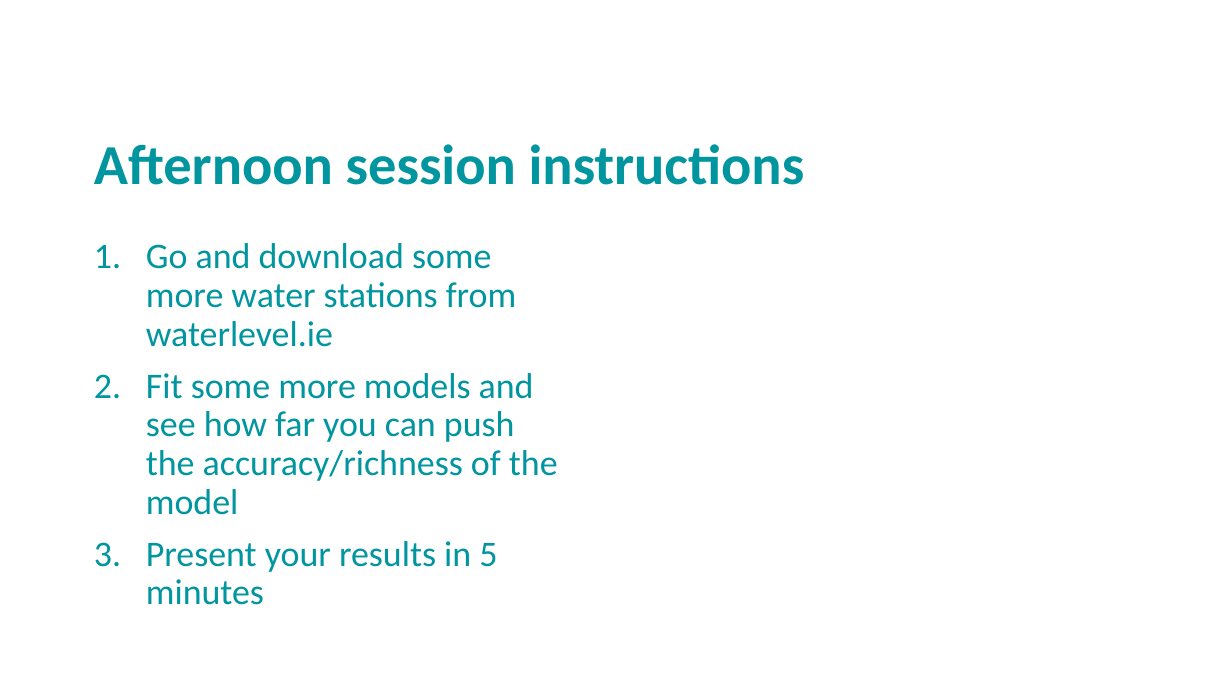
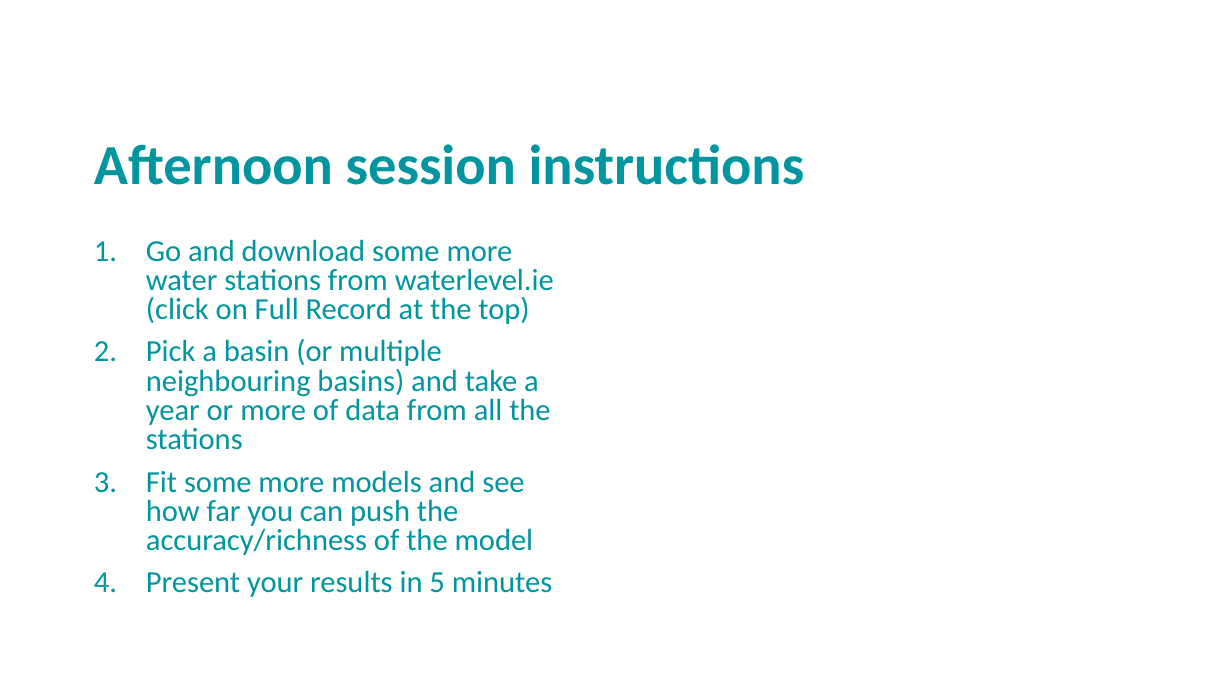
Before and after one commit to andrewcparnell/STAT41130, a slide deck: slide 26 of slides/day 5/D5C2_GCNs.pptx. Drawn at 1232x693 pixels with LibreOffice and Linux fonts; fonts in the diff are those of the drawing; background and template pictures are left out. Boxes give left, top, right and bottom in pixels: in the first picture for what was removed or moved away, otherwise in the second. Text is boxed around its words. In the diff, an @@ line names an element or a change of style, - is before the commit and + after.

```diff
--- a/slides/day 5/D5C2_GCNs.pptx
+++ b/slides/day 5/D5C2_GCNs.pptx
@@ text at <box>146,239,554,450</box>: text changed; size 28 to 23.8 pt @@
-1. Go and download some more water stations from waterlevel.ie
+1. Go and download some more water stations from waterlevel.ie (click on Full Record at the top)
+2. Pick a basin (or multiple neighbouring basins) and take a year or more of data from all the stations
@@ text at <box>146,470,552,597</box>: size 28 to 23.8 pt in "Fit some more models and see how ...", "Present your results in 5 minutes"; line spacing 0.9 to 0.8 @@
```
Also in this commit, not shown: 5 other files.
